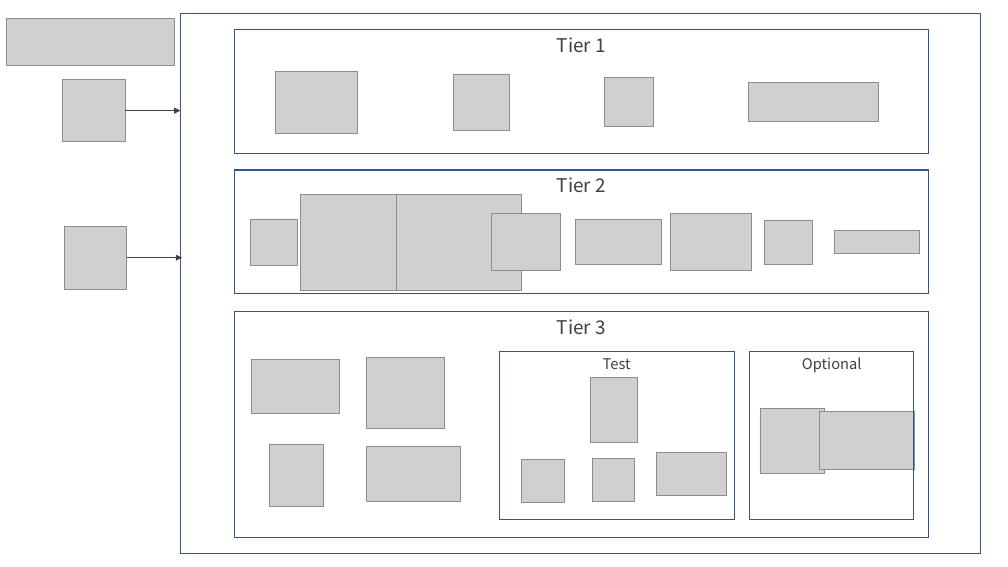
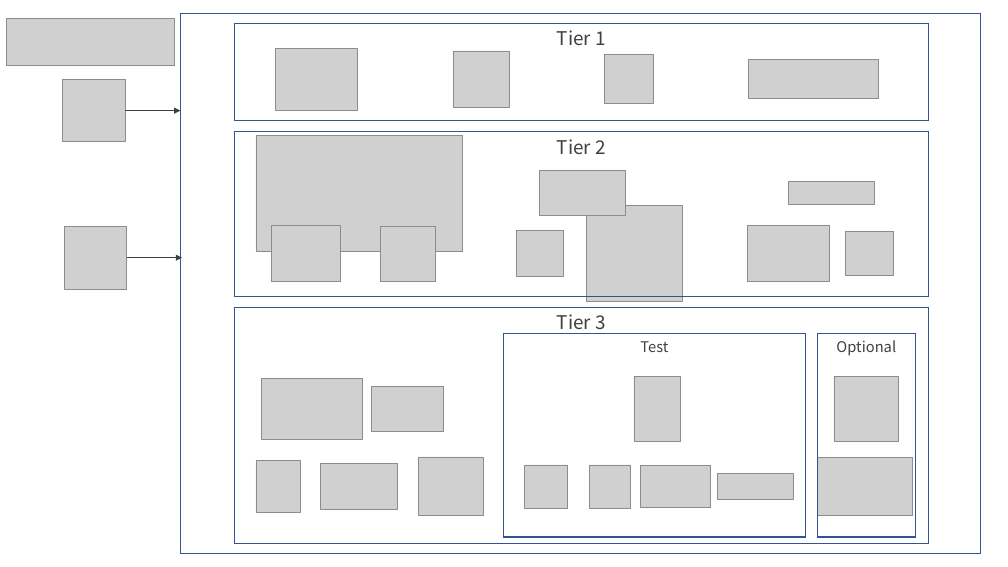
Before and after one commit to yurake/k8s-3tier-webapp, a slide deck: slide 1 of docs/LayardArchitecturalOverview.pptx. Drawn at 1008x567 pixels with LibreOffice and Linux fonts; fonts in the diff are those of the drawing; grey boxes stand for pictures. Boxes give left, top, right and bottom in pixels: in the first picture for what was removed or moved away, otherwise in the second. Text is boxed around its words. In the diff, an @@ line names an element or a change of style, - is before the commit and + after.

```diff
--- a/docs/LayardArchitecturalOverview.pptx
+++ b/docs/LayardArchitecturalOverview.pptx
@@ rounded rectangle "Tier 1": place and size @@
-rounded rectangle "Tier 1" at box(234, 29, 929, 154)
+rounded rectangle "Tier 1" at box(234, 23, 929, 121)
@@ 3 pictures: place and size @@
-3 pictures at box(275, 71, 653, 133)
+3 pictures at box(275, 48, 653, 110)
@@ picture: place and size @@
-picture at box(749, 82, 879, 122)
+picture at box(749, 60, 879, 99)
@@ rounded rectangle "Tier 2": place and size @@
-rounded rectangle "Tier 2" at box(234, 170, 929, 294)
+rounded rectangle "Tier 2" at box(234, 132, 929, 296)
@@ picture: place and size @@
-picture at box(351, 194, 522, 290)
+picture at box(256, 135, 463, 251)
@@ picture: place and size @@
-picture at box(575, 220, 661, 265)
+picture at box(540, 171, 625, 216)
@@ picture: place and size @@
-picture at box(300, 194, 396, 290)
+picture at box(587, 206, 683, 302)
@@ picture: place and size @@
-picture at box(834, 231, 920, 254)
+picture at box(789, 181, 875, 205)
@@ picture: place and size @@
-picture at box(491, 214, 560, 271)
+picture at box(271, 225, 341, 282)
@@ picture added at box(380, 226, 436, 281) @@
@@ picture: place and size @@
-picture at box(251, 219, 297, 265)
+picture at box(517, 231, 563, 277)
@@ picture: place and size @@
-picture at box(671, 214, 752, 271)
+picture at box(748, 225, 830, 282)
@@ picture: place and size @@
-picture at box(765, 220, 813, 265)
+picture at box(845, 231, 894, 276)
@@ rounded rectangle "Tier 3": place and size @@
-rounded rectangle "Tier 3" at box(234, 312, 929, 537)
+rounded rectangle "Tier 3" at box(234, 308, 929, 544)
@@ rounded rectangle "Test": place and size @@
-rounded rectangle "Test" at box(500, 352, 734, 520)
+rounded rectangle "Test" at box(504, 333, 805, 537)
@@ rounded rectangle "Optional": place and size @@
-rounded rectangle "Optional" at box(750, 352, 914, 520)
+rounded rectangle "Optional" at box(817, 333, 916, 537)
@@ picture added at box(262, 378, 362, 439) @@
@@ picture: place and size @@
-picture at box(252, 360, 340, 414)
+picture at box(371, 387, 444, 432)
@@ picture: place and size @@
-picture at box(591, 377, 638, 442)
+picture at box(634, 377, 681, 442)
@@ picture: place and size @@
-picture at box(760, 408, 825, 473)
+picture at box(834, 377, 899, 442)
@@ picture: place and size @@
-picture at box(270, 444, 324, 507)
+picture at box(256, 461, 301, 512)
@@ picture: place and size @@
-picture at box(367, 446, 461, 501)
+picture at box(321, 464, 398, 509)
@@ picture: place and size @@
-picture at box(367, 358, 445, 429)
+picture at box(419, 457, 483, 516)
@@ picture: place and size @@
-picture at box(522, 460, 565, 503)
+picture at box(525, 465, 568, 508)
@@ picture: place and size @@
-picture at box(593, 458, 634, 501)
+picture at box(589, 465, 631, 508)
@@ picture: place and size @@
-picture at box(656, 453, 727, 495)
+picture at box(640, 465, 711, 507)
@@ picture added at box(718, 474, 794, 500) @@
@@ picture: place and size @@
-picture at box(820, 412, 914, 470)
+picture at box(817, 457, 912, 516)
```
Also in this commit, not shown: 1 other file.
